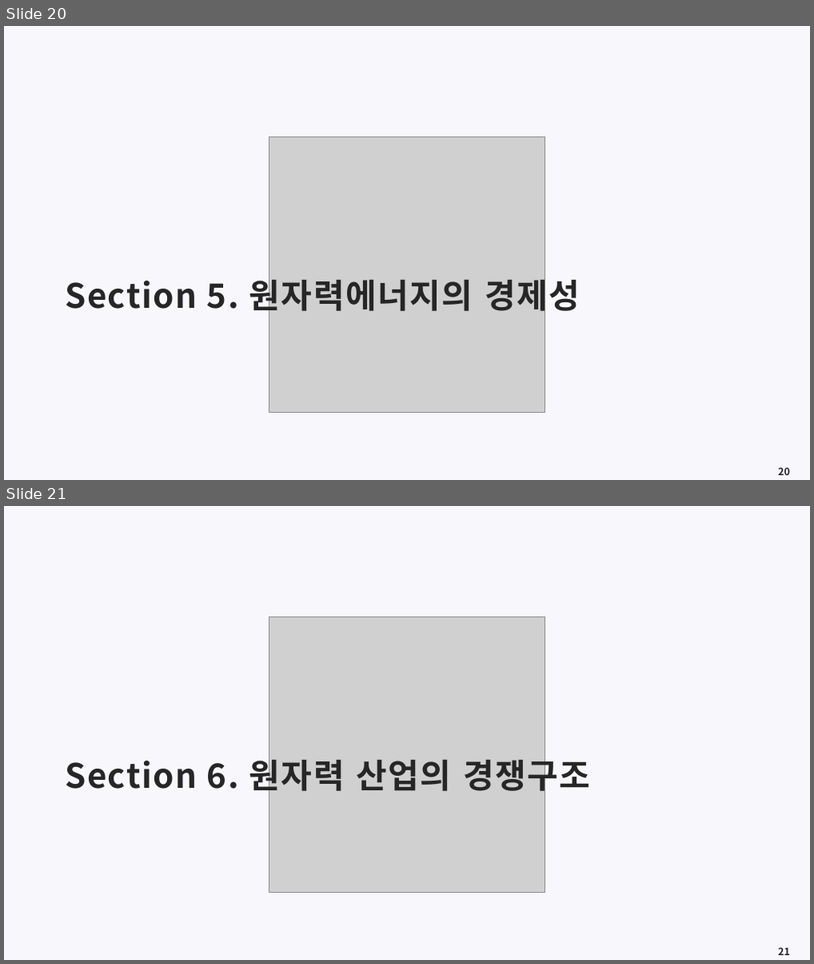
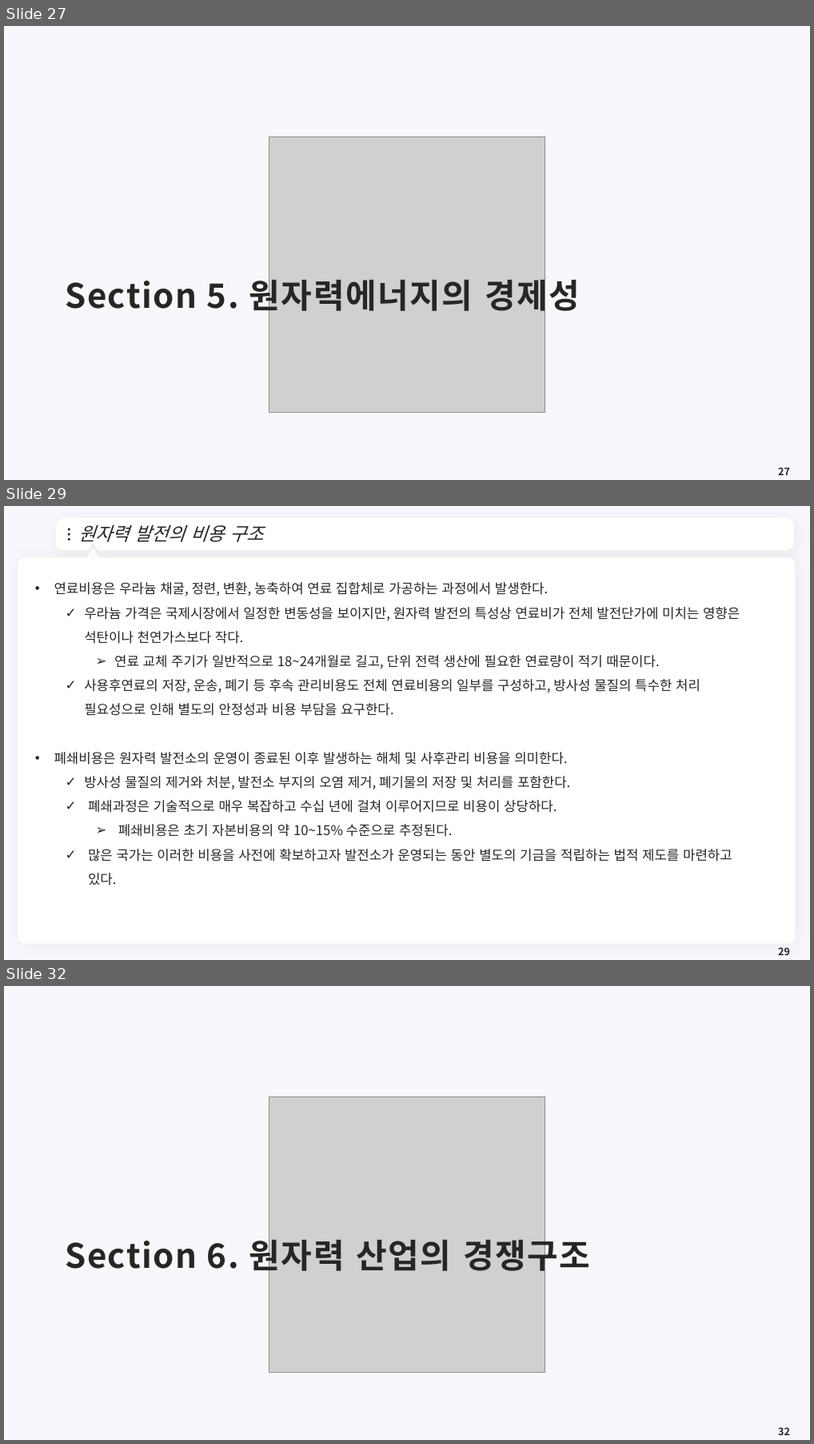
Before and after one commit to meandthey/Teaching, a slide deck: 에너지경제학/자원에너지경제학_Chapter_4 (원자력).pptx. Shown one above the other, each under a label of ours: slides 20 and 21 before the commit, slides 27, 29 and 32 after it; the slides between them are not shown. The pictures are 814x964 and 814x1444 pixels, drawn with LibreOffice and Linux fonts; fonts in the diff are those of the drawing; grey boxes stand for pictures; background and template pictures are left out. Boxes give left, top, right and bottom in pixels: in the first picture for what was removed or moved away, otherwise in the second. Text is boxed around its words. In the diff, an @@ line names an element or a change of style, - is before the commit and + after.

```diff
--- a/에너지경제학/자원에너지경제학_Chapter_4 (원자력).pptx
+++ b/에너지경제학/자원에너지경제학_Chapter_4 (원자력).pptx
@@ slide 29 added at <box>4,506,810,960</box>, background #F8F7FC @@
@@ freeform shape added at <box>59,521,792,548</box>, fill #FFFFFF, outline #FFFFFF 7.25 pt @@
@@ ellipse added at <box>68,528,70,531</box>, fill #262626 @@
@@ title added at <box>78,525,263,542</box>, 22 pt, text #262626, italic @@
+원자력 발전의 비용 구조
@@ ellipse added at <box>68,533,70,536</box>, fill #262626 @@
@@ ellipse added at <box>68,538,70,540</box>, fill #262626 @@
@@ triangle added at <box>86,550,99,562</box>, fill #FFFFFF, outline #FFFFFF 3.75 pt @@
@@ freeform shape added at <box>775,530,782,540</box>, fill #FFFFFF @@
@@ rounded rectangle added at <box>18,557,796,944</box>, fill #FFFFFF @@
@@ text added at <box>54,582,740,885</box>, 16 pt, text #262626 @@
+• 연료비용은 우라늄 채굴, 정련, 변환, 농축하여 연료 집합체로 가공하는 과정에서 발생한다.
+  ✓ 우라늄 가격은 국제시장에서 일정한 변동성을 보이지만, 원자력 발전의 특성상 연료비가 전체 발전단가에 미치는 영향은 석탄이나 천연가스보다 작다.
+    ➢ 연료 교체 주기가 일반적으로 18~24개월로 길고, 단위 전력 생산에 필요한 연료량이 적기 때문이다.
+  ✓ 사용후연료의 저장, 운송, 폐기 등 후속 관리비용도 전체 연료비용의 일부를 구성하고, 방사성 물질의 특수한 처리 필요성으로 인해 별도의 안정성과 비용 부담을 요구한다.
+• 폐쇄비용은 원자력 발전소의 운영이 종료된 이후 발생하는 해체 및 사후관리 비용을 의미한다.
+  ✓ 방사성 물질의 제거와 처분, 발전소 부지의 오염 제거, 폐기물의 저장 및 처리를 포함한다.
+  ✓ 폐쇄과정은 기술적으로 매우 복잡하고 수십 년에 걸쳐 이루어지므로 비용이 상당하다.
+    ➢ 폐쇄비용은 초기 자본비용의 약 10~15% 수준으로 추정된다.
+  ✓ 많은 국가는 이러한 비용을 사전에 확보하고자 발전소가 운영되는 동안 별도의 기금을 적립하는 법적 제도를 마련하고 있다.
@@ page number added at <box>778,947,790,955</box>, 12 pt, text #262626, bold @@
+29
@@ what was slide 20 is now slide 27 @@
@@ page number at <box>778,467,790,475</box>: text changed @@
-20
+27
@@ what was slide 21 is now slide 32 @@
@@ page number at <box>778,1427,790,1435</box>: text changed @@
-21
+32
```
Also in this commit, not shown: 1 slide changed, 10 other slides added.
